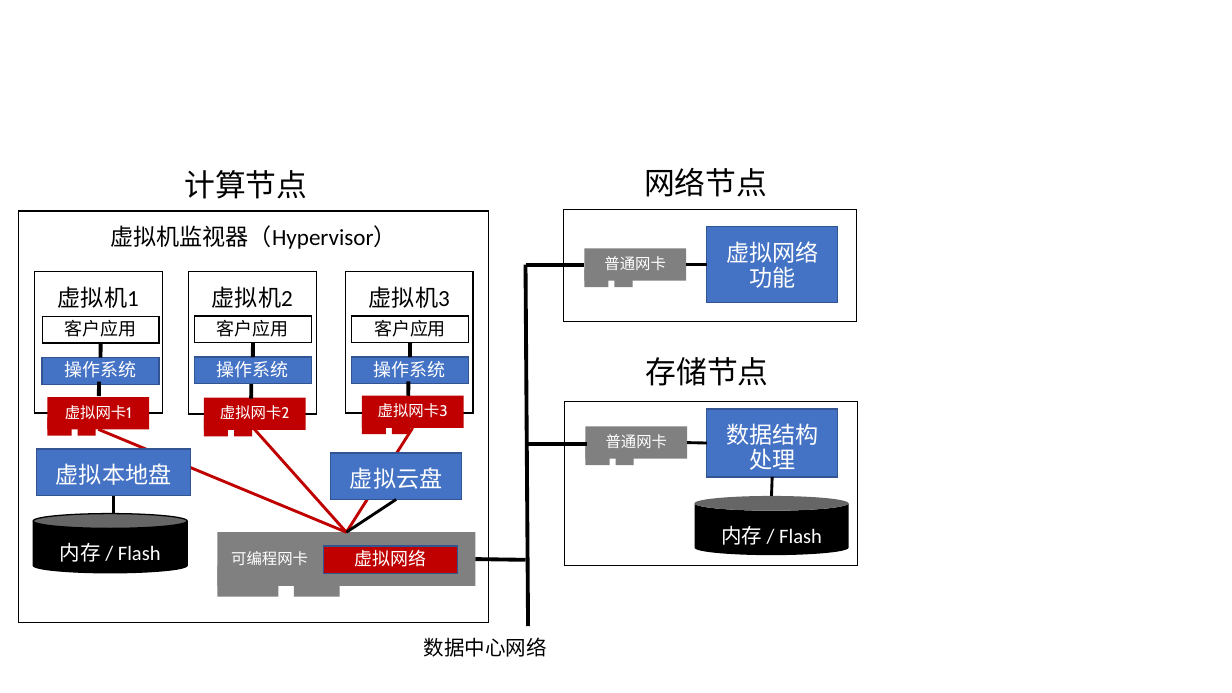
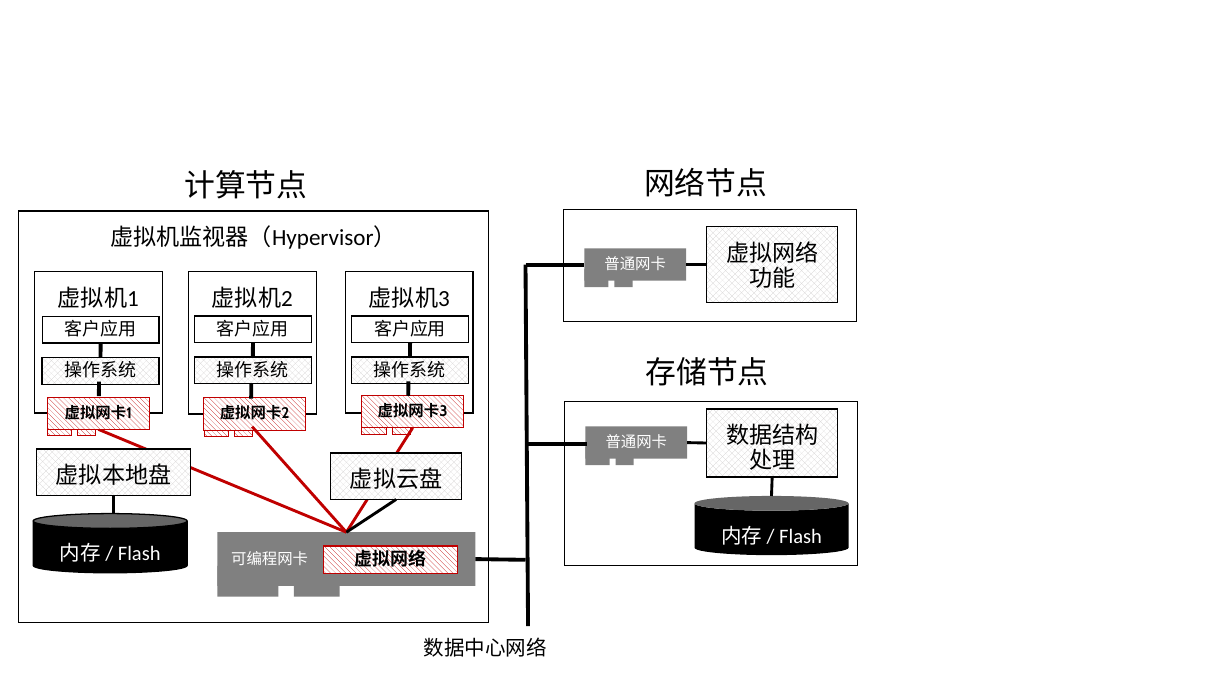
Before and after one commit to bojieli/thesis, a slide deck: slide 1 of figures/virtual_network.pptx. Drawn at 1232x693 pixels with LibreOffice and Linux fonts; fonts in the diff are those of the drawing. Boxes give left, top, right and bottom in pixels: in the first picture for what was removed or moved away, otherwise in the second. Text is boxed around its words. In the diff, an @@ line names an element or a change of style, - is before the commit and + after.

```diff
--- a/figures/virtual_network.pptx
+++ b/figures/virtual_network.pptx
@@ text colour #FFFFFF to #000000, bold on; fill #C00000 to pattern #C00000 on #FFFFFF; outline none to #C00000 0.5 pt in 3 elements at (x1=47, y1=397, x2=149, y2=430), (x1=204, y1=397, x2=306, y2=430), (x1=362, y1=396, x2=464, y2=428) @@
@@ fill #C00000 to pattern #C00000 on #FFFFFF; outline none to #C00000 0.5 pt in 6 elements at (x1=47, y1=418, x2=71, y2=436), (x1=78, y1=417, x2=96, y2=436), (x1=204, y1=418, x2=228, y2=436), (x1=234, y1=417, x2=252, y2=436), (x1=362, y1=416, x2=386, y2=434), (x1=392, y1=415, x2=410, y2=434) @@
@@ text colour #FFFFFF to #000000; fill #4472C4 to pattern #D0CECE on #FFFFFF; outline #325491 1 pt to #000000 1 pt in 7 elements at (x1=43, y1=358, x2=160, y2=384), (x1=194, y1=358, x2=311, y2=384), (x1=351, y1=358, x2=469, y2=384), (x1=37, y1=449, x2=191, y2=495), (x1=331, y1=453, x2=462, y2=499), (x1=707, y1=226, x2=838, y2=303), (x1=707, y1=409, x2=838, y2=477) @@
@@ rectangle "虚拟网络" at (x1=323, y1=546, x2=457, y2=574): text colour #FFFFFF to #000000, bold on; fill #C00000 to pattern #C00000 on #FFFFFF; outline #325491 1 pt to #C00000 1 pt @@
```
Also in this commit, not shown: 7 other files.
